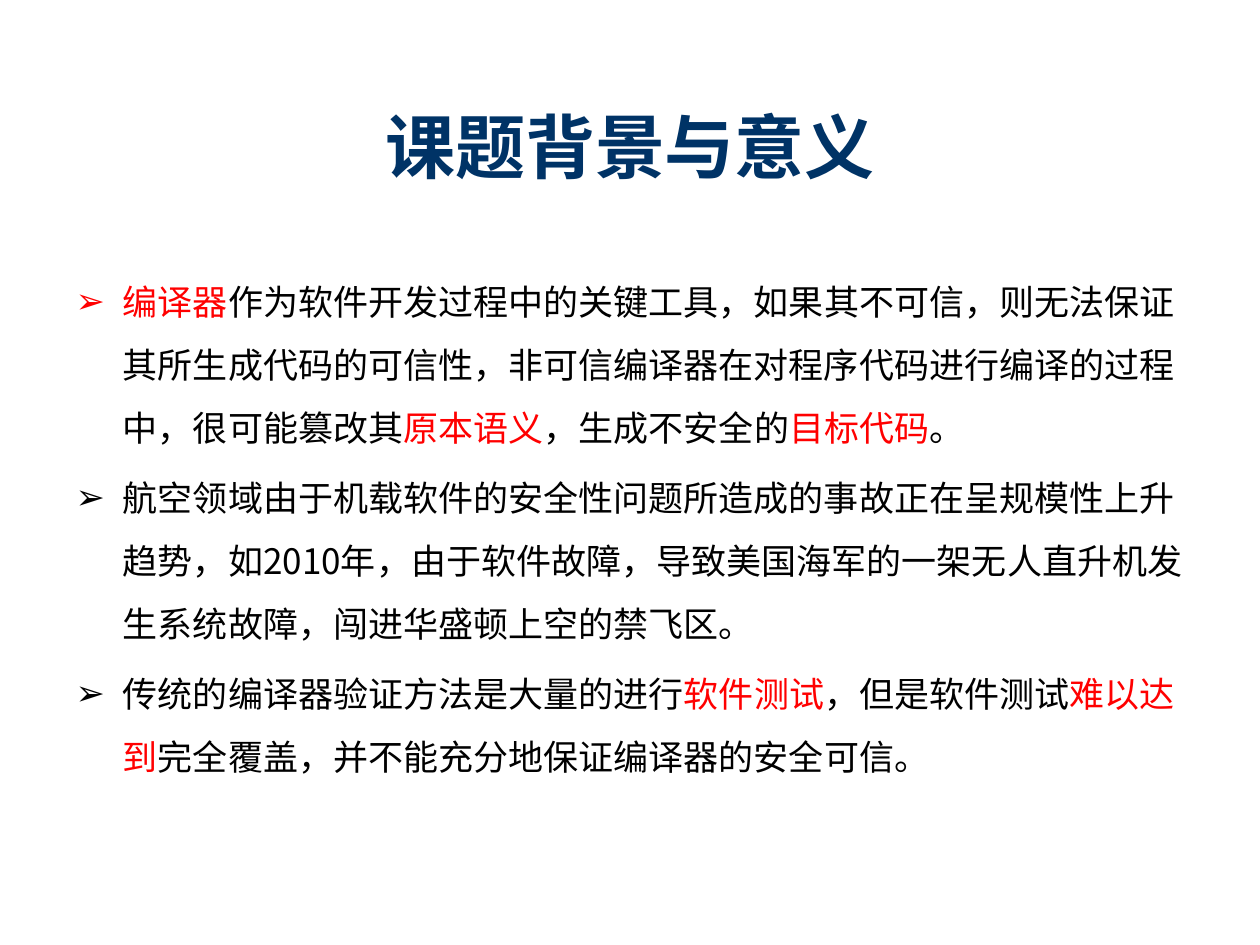
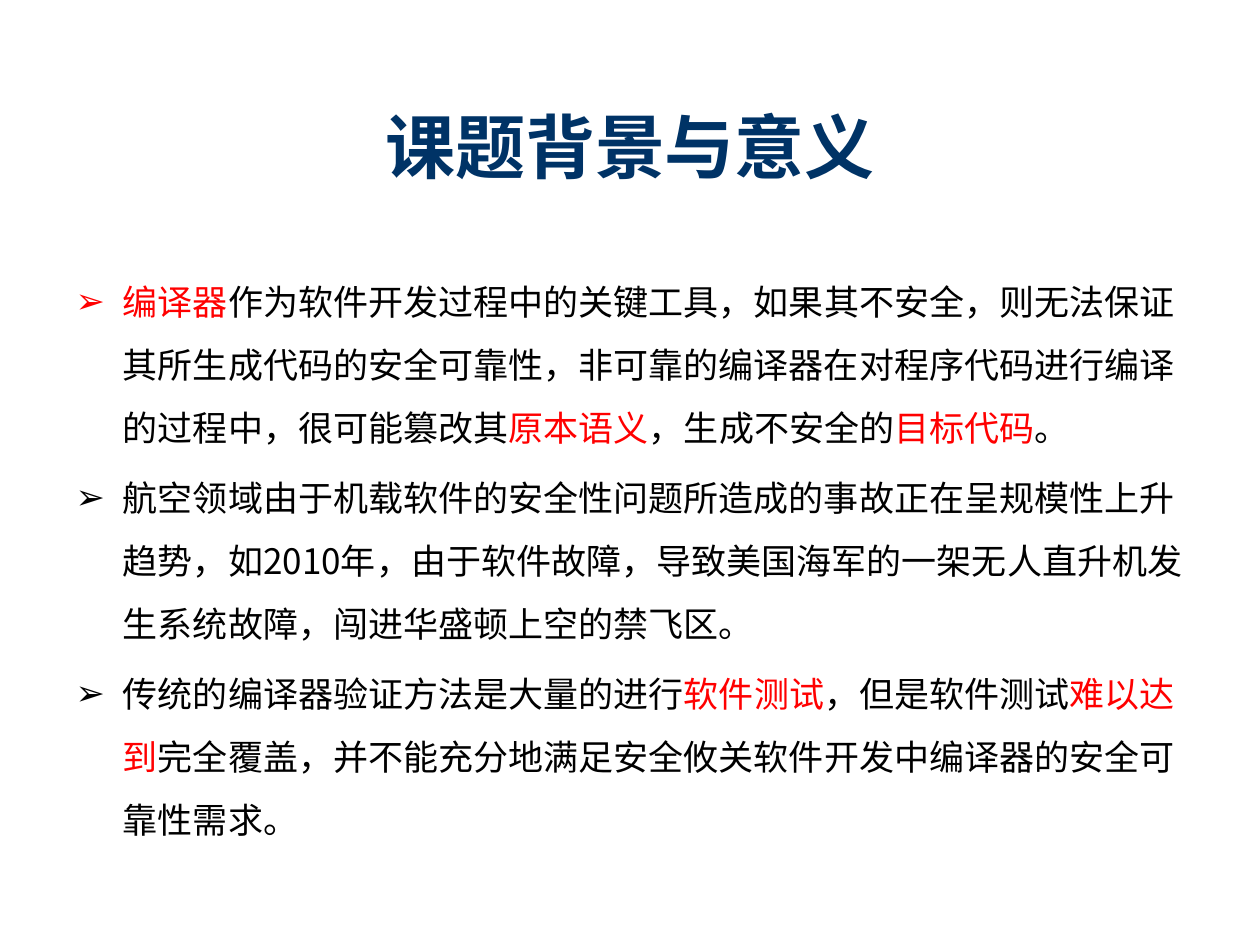
Before and after one commit to destiny1991/--2014--destiny, a slide deck: slide 5 of 开题/SY1406108_陈志伟_开题ppt.pptx. Drawn at 1260x945 pixels with LibreOffice and Linux fonts; fonts in the diff are those of the drawing; background and template pictures are left out. Boxes give left, top, right and bottom in pixels: in the first picture for what was removed or moved away, otherwise in the second. Text is boxed around its words. In the diff, an @@ line names an element or a change of style, - is before the commit and + after.

```diff
--- a/开题/SY1406108_陈志伟_开题ppt.pptx
+++ b/开题/SY1406108_陈志伟_开题ppt.pptx
@@ text at [123, 285, 1175, 445]: text changed @@
-➢ 编译器作为软件开发过程中的关键工具，如果其不可信，则无法保证其所生成代码的可信性，非可信编译器在对程序代码进行编译的过程中，很可能篡改其原本语义，生成不安全的目标代码。
+➢ 编译器作为软件开发过程中的关键工具，如果其不安全，则无法保证其所生成代码的安全可靠性，非可靠的编译器在对程序代码进行编译的过程中，很可能篡改其原本语义，生成不安全的目标代码。
@@ text at [123, 677, 1175, 836]: text changed @@
-➢ 传统的编译器验证方法是大量的进行软件测试，但是软件测试难以达到完全覆盖，并不能充分地保证编译器的安全可信。
+➢ 传统的编译器验证方法是大量的进行软件测试，但是软件测试难以达到完全覆盖，并不能充分地满足安全攸关软件开发中编译器的安全可靠性需求。
```
Also in this commit, not shown: 15 other slides changed, 2 other files.
